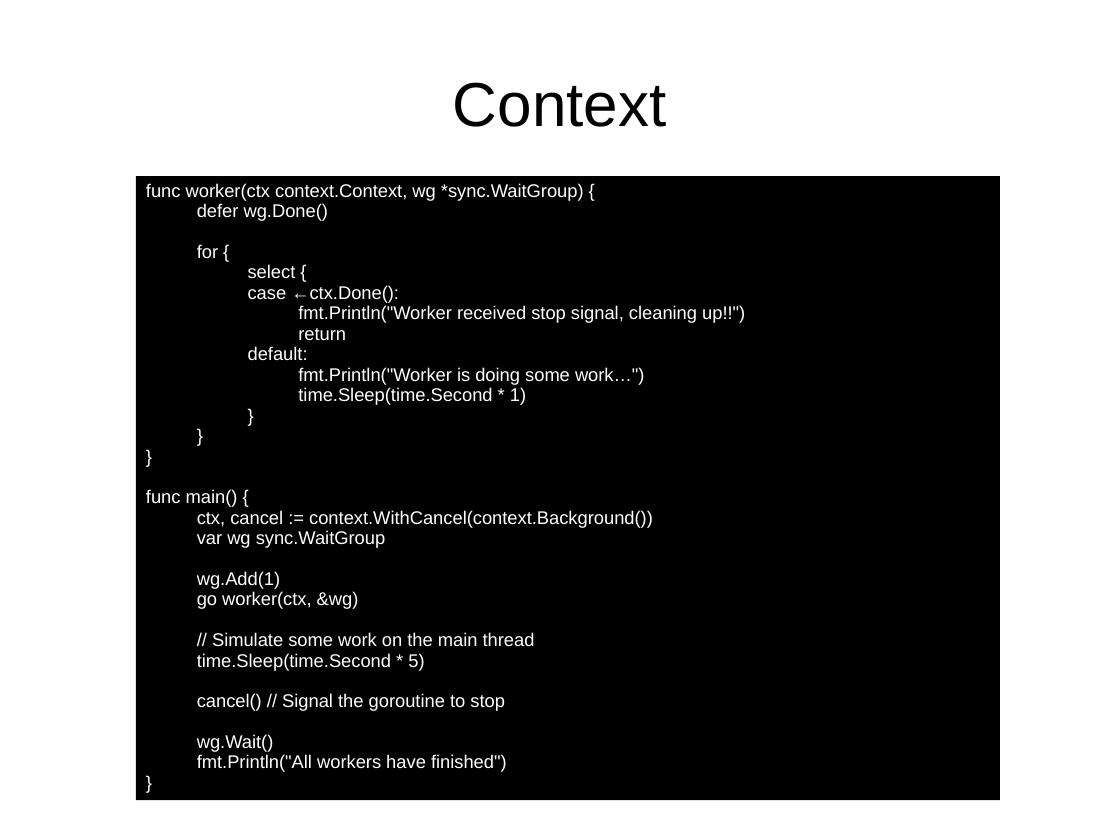
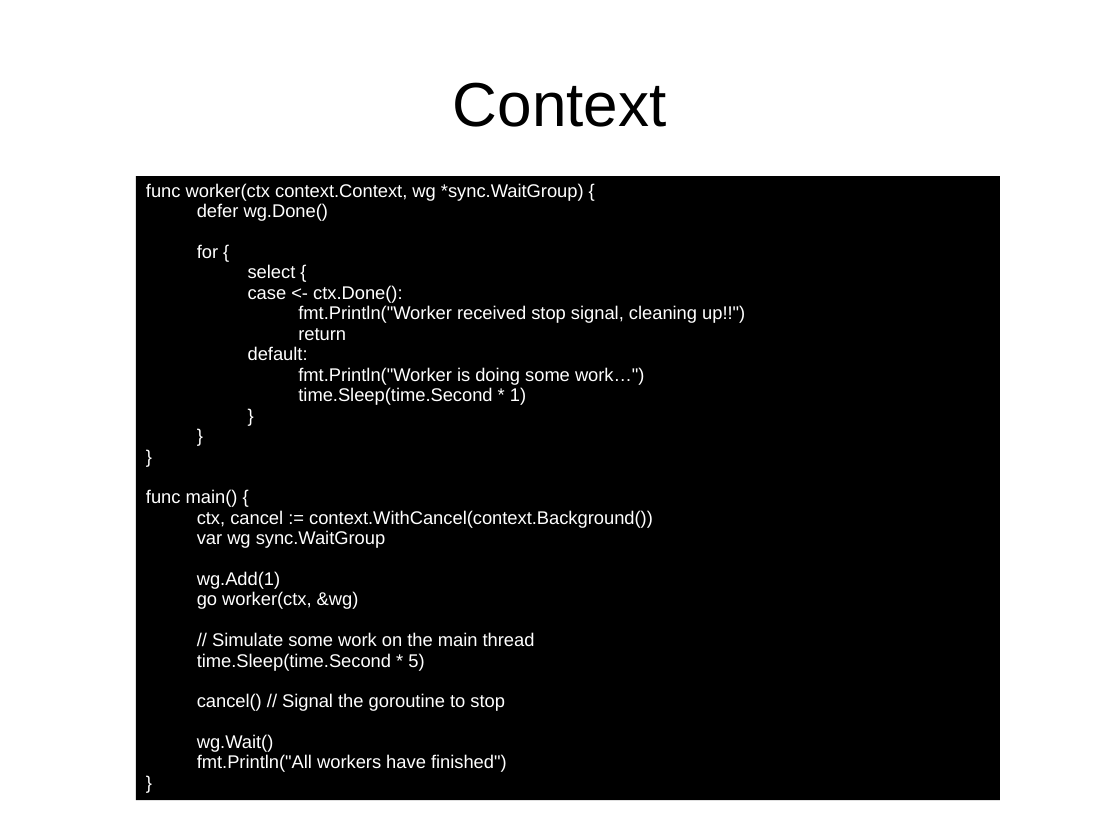
Before and after one commit to smicker/go_course, a slide deck: slide 51 of Golang genomgång.ppt. Drawn at 1120x840 pixels with LibreOffice and Linux fonts; fonts in the diff are those of the drawing; background and template pictures are left out. Boxes give left, top, right and bottom in pixels: in the first picture for what was removed or moved away, otherwise in the second. Text is boxed around its words. In the diff, an @@ line names an element or a change of style, - is before the commit and + after.

Commit message:
Update of ppt

```diff
--- a/Golang genomgång.ppt
+++ b/Golang genomgång.ppt
@@ text in rectangle at <box>197,244,745,405</box>: text changed @@
-for {
-select {
-case ←ctx.Done():
-fmt.Println("Worker received stop signal, cleaning up!!")
-return
-default:
-fmt.Println("Worker is doing some work…")
-time.Sleep(time.Second * 1)
-}
-}
-}
+for {
+select {
+case <- ctx.Done():
+fmt.Println("Worker received stop signal, cleaning up!!")
+return
+default:
+fmt.Println("Worker is doing some work…")
+time.Sleep(time.Second * 1)
+}
+}
+}
```
Also in this commit, not shown: 45 other slides changed.
